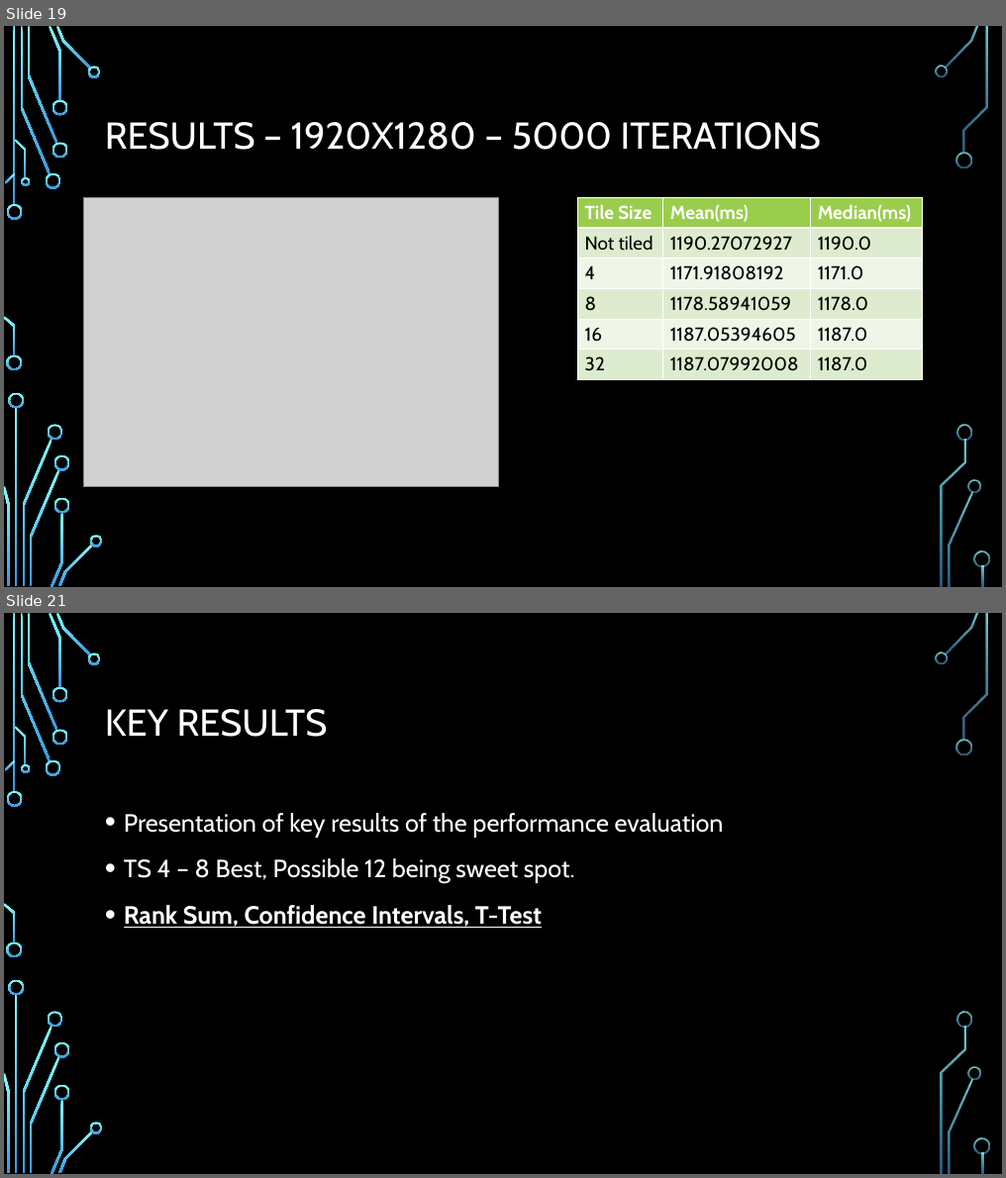
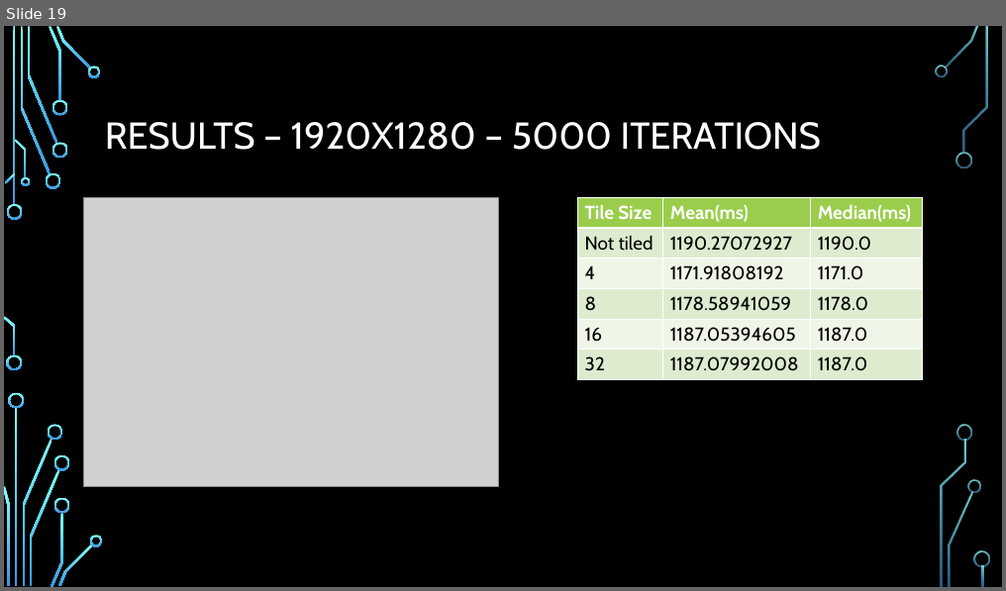
Before and after one commit to Shorte240/DSaA-Submission, a slide deck: CMP202 Assessment.pptx. Shown one above the other, each under a label of ours: slides 19 and 21 before the commit, slide 19 after it; the slides between them are not shown. The pictures are 1006x1178 and 1006x591 pixels, drawn with LibreOffice and Linux fonts; fonts in the diff are those of the drawing; grey boxes stand for pictures; background and template pictures are left out. Boxes give left, top, right and bottom in pixels: in the first picture for what was removed or moved away, otherwise in the second. Text is boxed around its words. In the diff, an @@ line names an element or a change of style, - is before the commit and + after.

```diff
--- a/CMP202 Assessment.pptx
+++ b/CMP202 Assessment.pptx
@@ slide 21 removed at bbox=[4, 613, 1002, 1174], background picture (left out); not listed: 36 template elements that a slide beside it also shows @@
@@ title removed at bbox=[105, 709, 328, 737] @@
-KEY RESULTS
@@ text removed at bbox=[124, 813, 724, 928] @@
-• Presentation of key results of the performance evaluation
-• TS 4 – 8 Best, Possible 12 being sweet spot.
-• Rank Sum, Confidence Intervals, T-Test
```
Also in this commit, not shown: 6 slides changed, 1 slide added, 5 other files.
